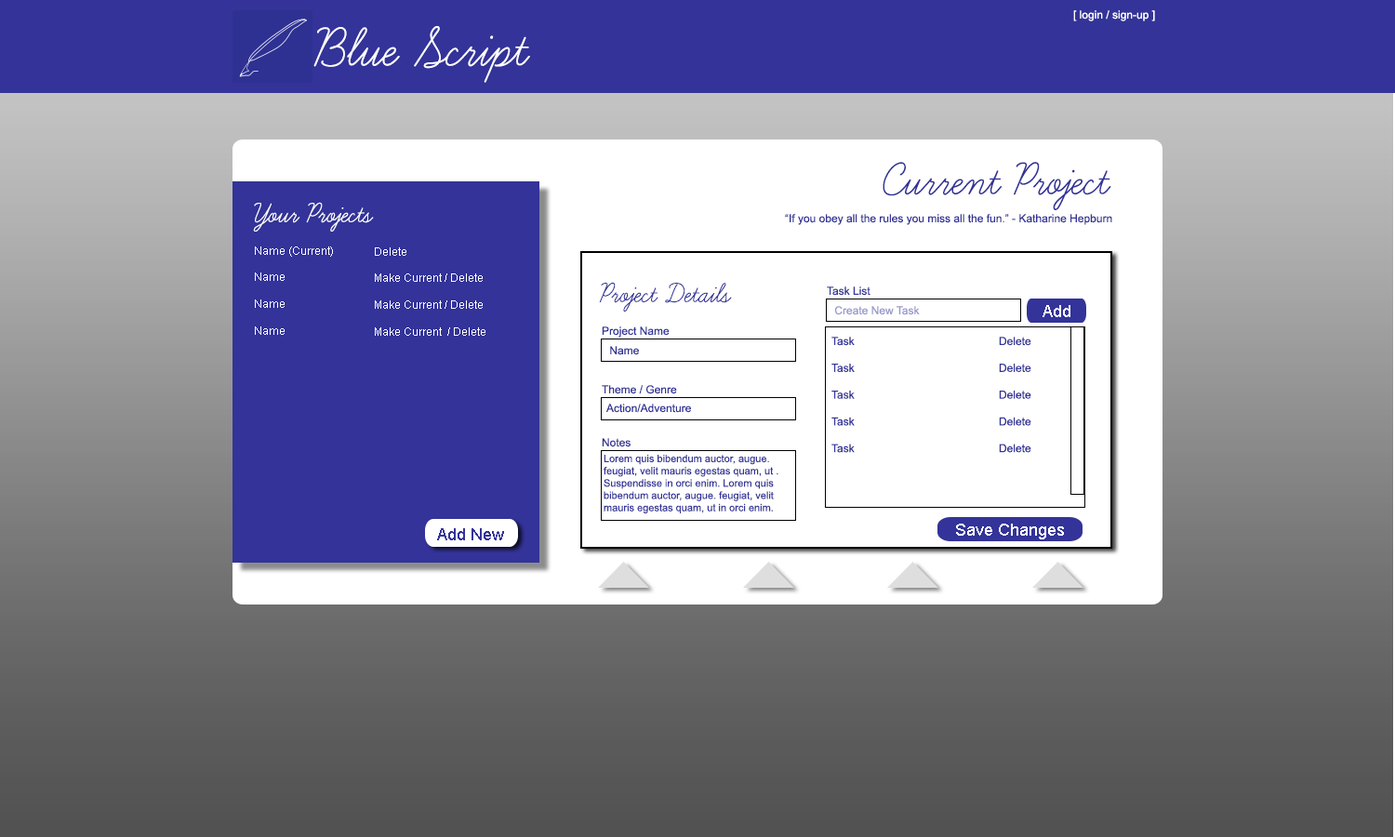
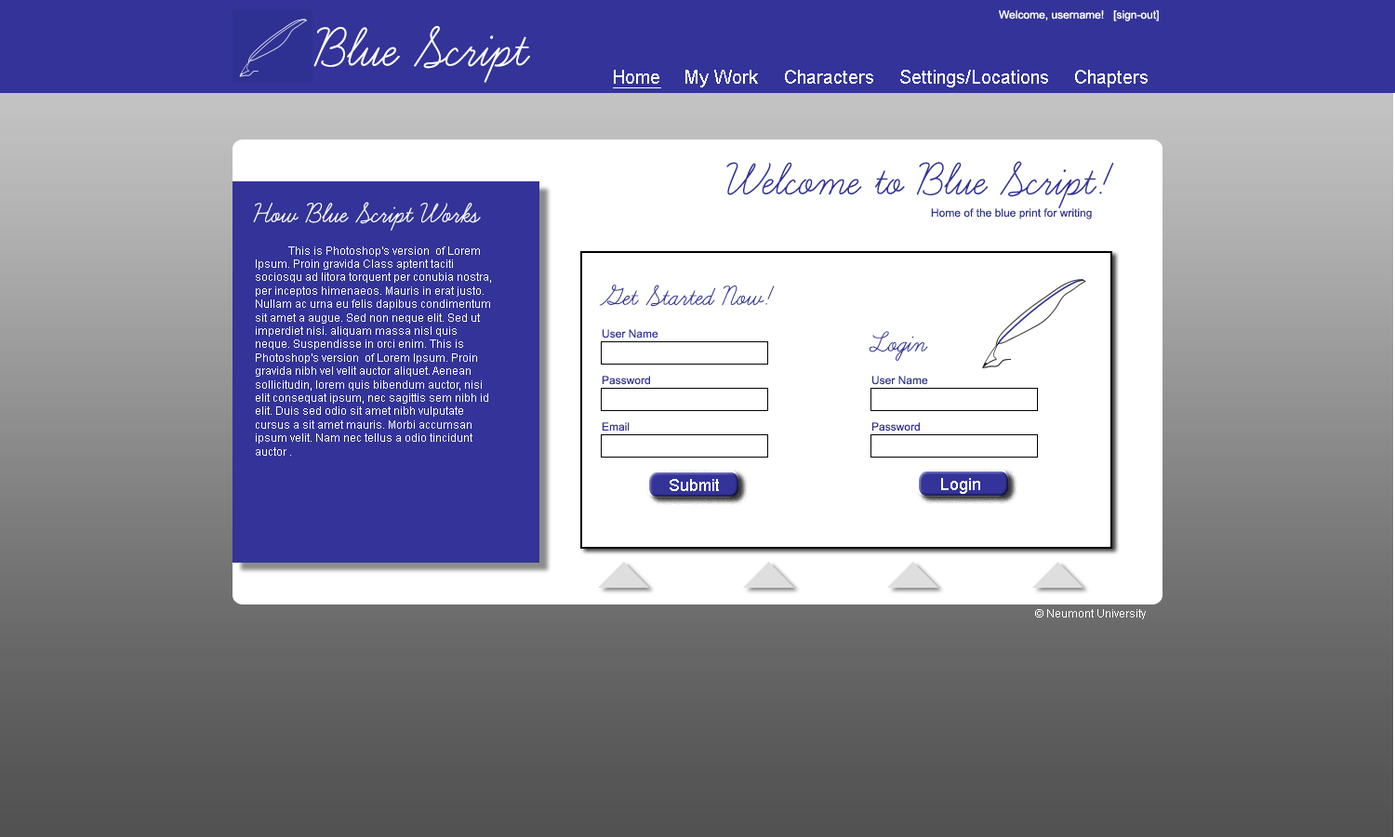
Layered file, before and after one edit (1395 × 837). Changes by layer:
showed group "NavigatrionLoggedin" (5 layers) over left=612, top=69, right=1148, bottom=89
showed "Welcome, username! [sign-out]" over left=998, top=10, right=1159, bottom=22
hid "[ login / sign-up ]" over left=1073, top=10, right=1156, bottom=22
showed group "HomePage" (33 layers) over left=252, top=160, right=1115, bottom=499
hid group "MyWorkPage" (39 layers) over left=252, top=161, right=1114, bottom=547
renamed "Current Project" to "My Work", painted on it over left=882, top=161, right=1114, bottom=211
painted on "Rectangle 3" over left=1070, top=326, right=1085, bottom=495
added group "Footer" with 1 layers in group "BoxesTriangles" over left=1035, top=609, right=1146, bottom=620
added layer "© Neumont University" in group "Footer" over left=1035, top=609, right=1146, bottom=620
